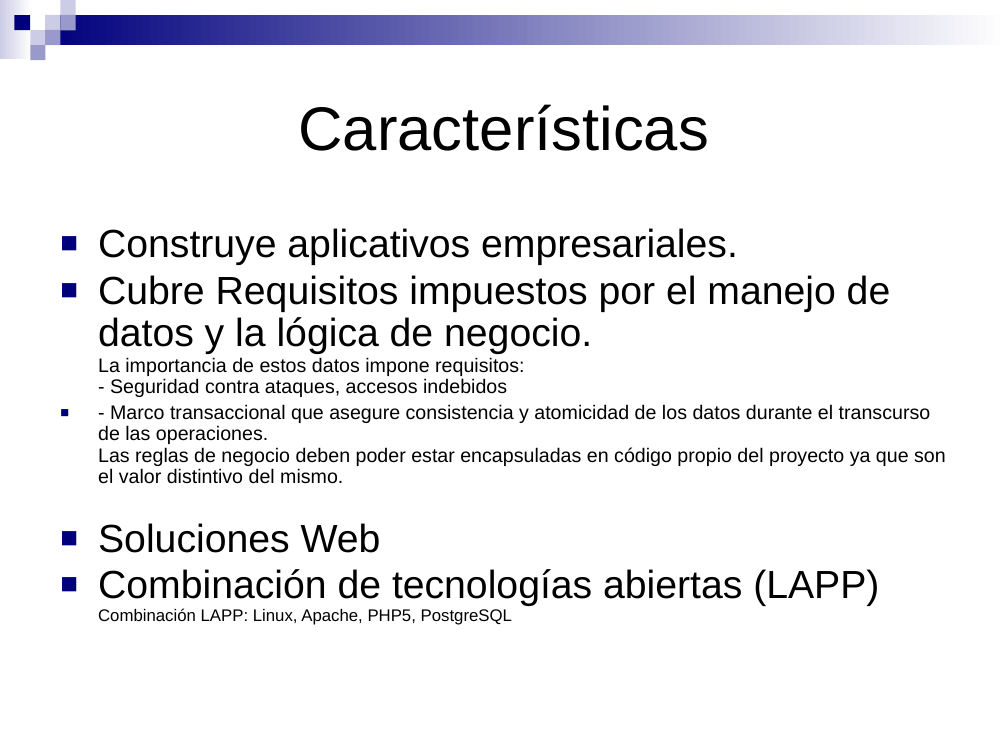
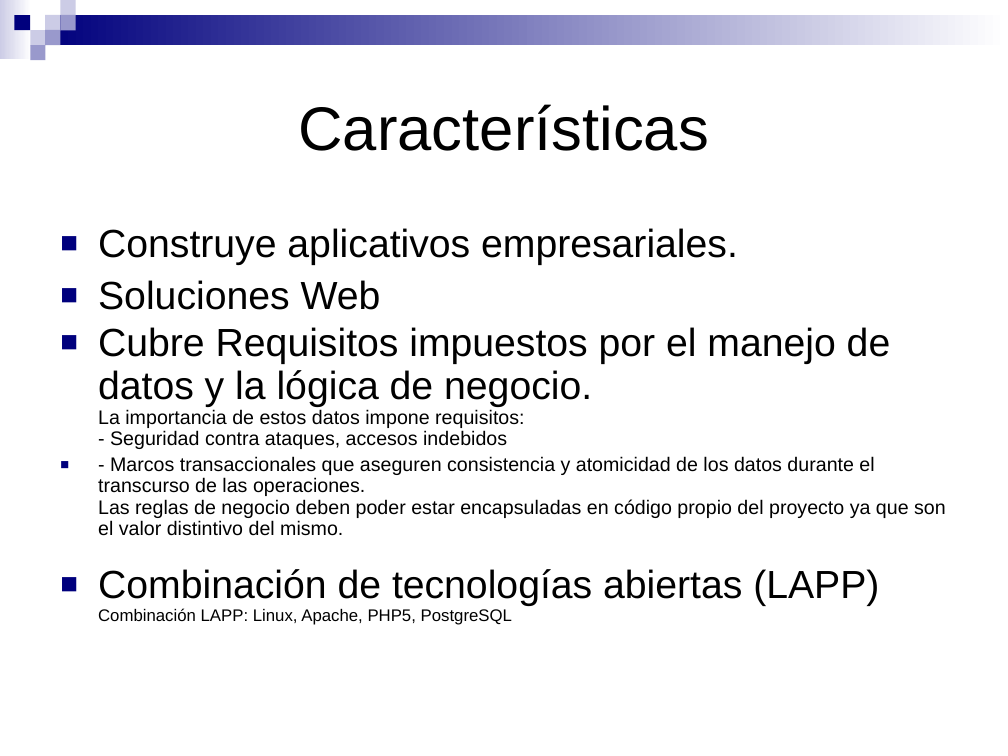
Before and after one commit to SIU-Toba/framework, a slide deck: slide 4 of doc/presentacion/Jornadas JAIIO.ppt. Drawn at 1008x756 pixels with LibreOffice and Linux fonts; fonts in the diff are those of the drawing. Boxes give left, top, right and bottom in pixels: in the first picture for what was removed or moved away, otherwise in the second. Text is boxed around its words. In the diff, an @@ line names an element or a change of style, - is before the commit and + after.

```diff
--- a/doc/presentacion/Jornadas JAIIO.ppt
+++ b/doc/presentacion/Jornadas JAIIO.ppt
@@ text at (98,280,381,310): paragraph added @@
+■ Soluciones Web
@@ text at (98,456,946,536): text changed @@
-■ - Marco transaccional que asegure consistencia y atomicidad de los datos durante el transcurso de las operaciones.
-  Las reglas de negocio deben poder estar encapsuladas en código propio del proyecto ya que son el valor distintivo del mismo.
-■ Soluciones Web
+■ - Marcos transaccionales que aseguren consistencia y atomicidad de los datos durante el transcurso de las operaciones.
+  Las reglas de negocio deben poder estar encapsuladas en código propio del proyecto ya que son el valor distintivo del mismo.
```
Also in this commit, not shown: 4 other slides changed, 1 slide added, 1 slide removed.
